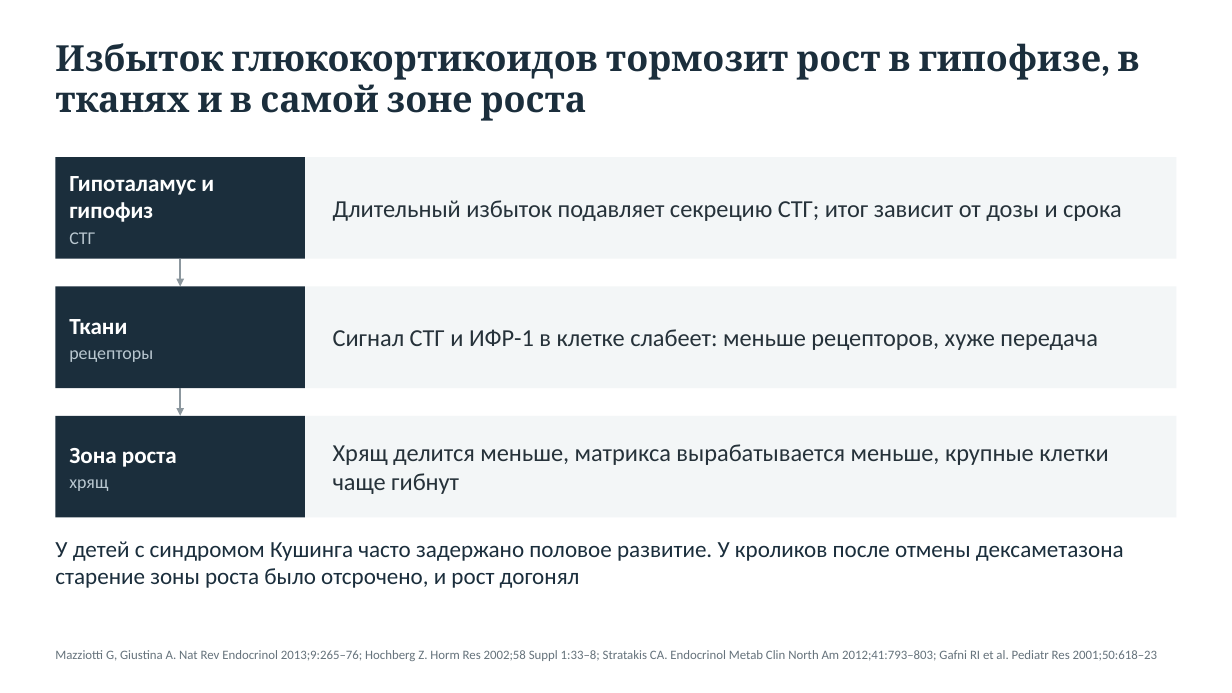
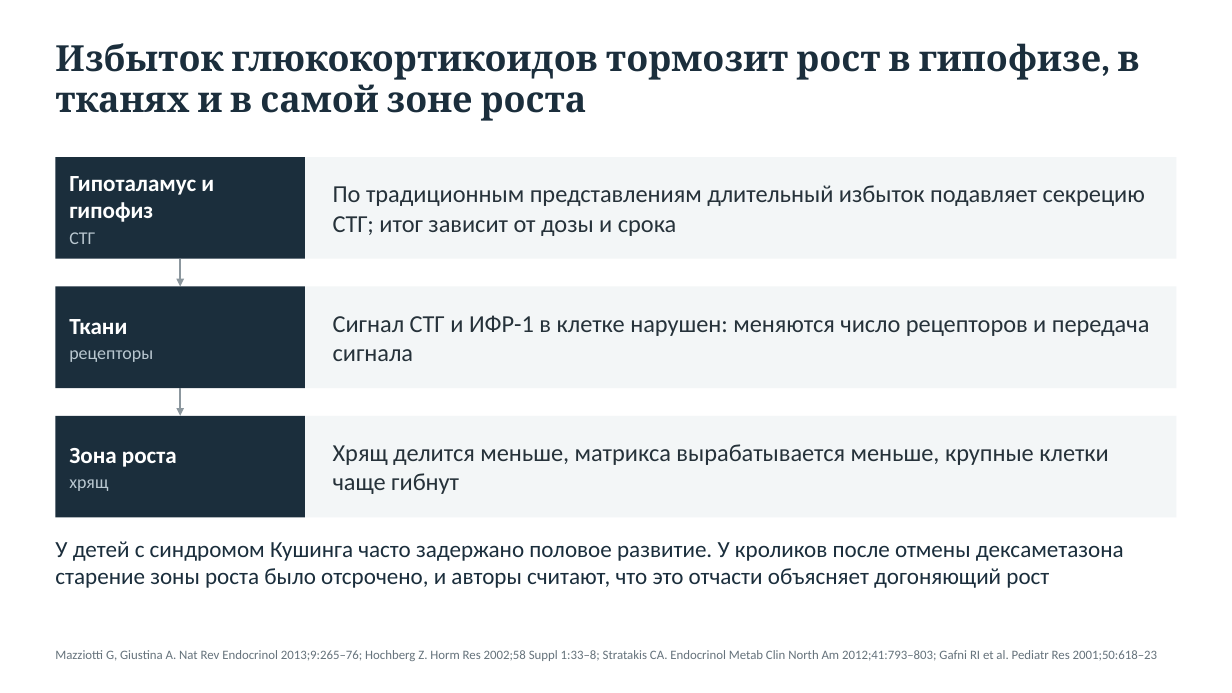
Before and after one commit to drabdulbosit1-eng/my-test-cloud, a slide deck: slide 16 of Endo_short_stature/Эндокринные причины низкорослости 2026.pptx. Drawn at 1232x693 pixels with LibreOffice and Linux fonts; fonts in the diff are those of the drawing. Boxes give left, top, right and bottom in pixels: in the first picture for what was removed or moved away, otherwise in the second. Text is boxed around its words. In the diff, an @@ line names an element or a change of style, - is before the commit and + after.

```diff
--- a/Endo_short_stature/Эндокринные причины низкорослости 2026.pptx
+++ b/Endo_short_stature/Эндокринные причины низкорослости 2026.pptx
@@ text at [333,185,1145,236]: text changed @@
-Длительный избыток подавляет секрецию СТГ; итог зависит от дозы и срока
+По традиционным представлениям длительный избыток подавляет секрецию СТГ; итог зависит от дозы и срока
@@ text at [333,315,1150,361]: text changed @@
-Сигнал СТГ и ИФР-1 в клетке слабеет: меньше рецепторов, хуже передача
+Сигнал СТГ и ИФР-1 в клетке нарушен: меняются число рецепторов и передача сигнала
@@ text at [55,541,1124,588]: text changed @@
-У детей с синдромом Кушинга часто задержано половое развитие. У кроликов после отмены дексаметазона старение зоны роста было отсрочено, и рост догонял
+У детей с синдромом Кушинга часто задержано половое развитие. У кроликов после отмены дексаметазона старение зоны роста было отсрочено, и авторы считают, что это отчасти объясняет догоняющий рост
```
Also in this commit, not shown: 20 other slides changed, 13 other files.
